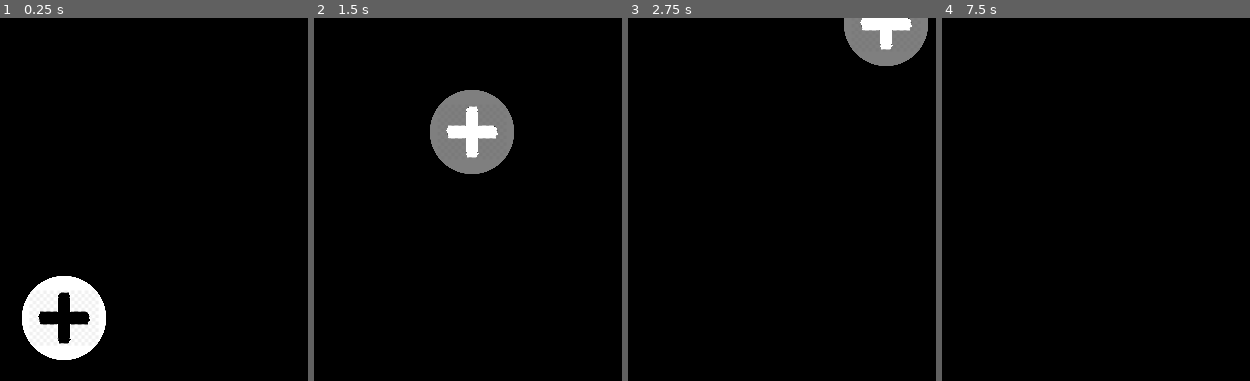
Above: before the commit, frames 1-4 (left to right).
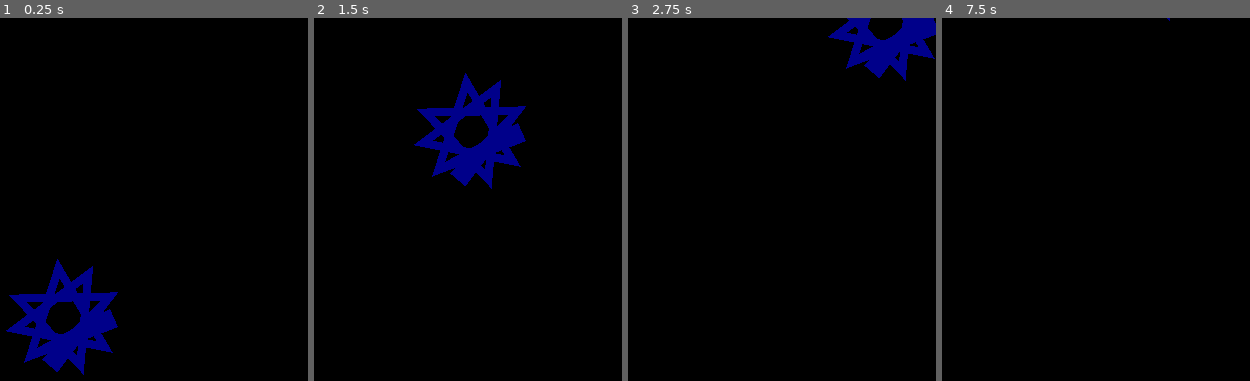
Above: after the commit, the same moments.

Repository: StrayEddy/GoMental
Game: Godot game, scene res://Main.tscn
The game is run twice, just before and just after one commit, with the same random seed, the same clock (stepped at 60 frames per second) and the same inputs.
Inputs (mouse positions are in pixels of both pictures, inside the frame that each line leads up to):
- Up to frame 1 (0.25 s): no input
- Up to frame 2 (1.5 s): tap Enter at 0.5 s; drag from (378, 319) to (421, 184) at 0.52 s; tap Space at 1.25 s; drag from (outside the picture) to (421, 184) at 1.27 s
- Up to frame 3 (2.75 s): tap Enter at 2, 2.3 s; hold Right from 2.03 s (still down); hold Tab from 2.03 s (still down); click (735, 184) at 2.17 s
- Up to frame 4 (7.5 s): release Right at 2.75 s; release Tab at 2.75 s; tap Space at 2.75, 4.25 s; drag from (outside the picture) to (outside the picture) at 2.77 s; tap Enter at 3.5, 6.8 s; move the mouse to (outside the picture) at 3.52 s; hold Enter 3.53-4.25 s; click (outside the picture) at 3.67 s; drag from (outside the picture) to (outside the picture) at 4.27 s; move the mouse to (1025, 319) at 5.02 s; hold Enter 5.03-5.75 s; click (1025, 319) at 5.17 s; drag from (outside the picture) to (outside the picture) at 5.77 s; move the mouse to (1111, 286) at 6.52 s; hold Right 6.53-7.25 s; hold Tab 6.53-7.25 s; click (1111, 286) at 6.67 s; drag from (outside the picture) to (outside the picture) at 7.27 s

The runs differ from the first frame. In frame 1, 5.8% of the frame differs, in the area x 1-39%, y 66-99%; in frame 2, 6.4%, in the area x 32-69%, y 15-48%; in frame 3, 3.8%; in frame 4, less than 0.1%.

Commit message:
Complete rewrite of diagram to use sunburst display + making use of nodes hierarchy and _draw to show arcs

Diff:
--- a/Button.gd
+++ b/Button.gd
@@ -16,7 +16,7 @@
 func _on_gui_input(event):
 	get_tree().set_input_as_handled()
 	if Input.is_key_pressed(KEY_ENTER):
-		Global.diagram.add_neuron(text)
+		Global.sunburst.add_node(text)
 		get_parent().hide()
 	elif Input.is_key_pressed(KEY_ESCAPE):
 		get_parent().hide()
--- a/Diagram.gd
+++ b/Diagram.gd
@@ -2,58 +2,29 @@
 
 const ZOOM_SENSITIVITY = Vector2(.05, .05)
 
-var neuron_scene = load("res://Neuron.tscn")
-var connexion_scene = load("res://Connexion.tscn")
-var selected_neuron
-
+var selected_node
 
 func _ready():
-	selected_neuron = $MainNeuron
-	$MainNeuron.connect("is_selected", self, "neuron_is_selected")
-
-func build(root):
-	for child in root:
-		if child.is_leaf():
-			build_leaf(child, root)
-		else:
-			build(child)
-
-func build_leaf(leaf, parent):
 	pass
 
-func neuron_is_selected(neuron):
-	selected_neuron = neuron
+func node_is_selected(node):
+	selected_node = node
 	$CanvasLayer/SearchBar.show()
 	put_focus_on_line_edit()
 
 func put_focus_on_line_edit():
 	$CanvasLayer/SearchBar/LineEdit.clear()
 	$CanvasLayer/SearchBar/LineEdit.grab_focus()
-	var suggestions = SearchEngine.get_suggestions(selected_neuron.get_label())
+	var suggestions = SearchEngine.get_suggestions(selected_node.label)
 	$CanvasLayer/SearchBar.set_suggestions(suggestions)
 
-func add_neuron(text):
-	# Add neuron
-	var neuron = neuron_scene.instance()
-	neuron.connect("is_selected", self, "neuron_is_selected")
-	neuron.set_label(text)
-	neuron.set_father(selected_neuron)
-	add_child(neuron)
-
-	# Add connection to father neuron
-	create_connection_with(neuron)
+func add_node(text):
+	selected_node.add_node(text)
+	$Sunburst.reset()
 
 	# Add new term
 	SearchEngine.add_term(text)
-
-	# Add suggestion to selected neuron
-	SearchEngine.add_suggestion(selected_neuron.get_label(), text)
-
-func create_connection_with(neuron):
-	var connexion = connexion_scene.instance()
-	connexion.set_first_neuron(neuron)
-	connexion.set_second_neuron(selected_neuron)
-	add_child(connexion)
+	SearchEngine.add_suggestion(selected_node.label, text)
 
 func _input(event):
 	if event is InputEventMouseButton:
--- a/Diagram.tscn
+++ b/Diagram.tscn
@@ -1,14 +1,12 @@
 [gd_scene load_steps=6 format=2]
 
 [ext_resource path="res://assets/white.png" type="Texture" id=1]
-[ext_resource path="res://Neuron.tscn" type="PackedScene" id=2]
 [ext_resource path="res://Diagram.gd" type="Script" id=3]
 [ext_resource path="res://SearchBar.tscn" type="PackedScene" id=4]
 [ext_resource path="res://Background.gd" type="Script" id=5]
+[ext_resource path="res://Sunburst.tscn" type="PackedScene" id=6]
 
-[node name="Diagram" type="Node2D" groups=[
-"Diagram",
-]]
+[node name="Diagram" type="Node2D"]
 script = ExtResource( 3 )
 
 [node name="Background" type="Sprite" parent="."]
@@ -24,7 +22,9 @@
 offset = Vector2( 250, 300 )
 current = true
 
-[node name="MainNeuron" parent="." instance=ExtResource( 2 )]
+[node name="Sunburst" parent="." groups=[
+"Sunburst",
+] instance=ExtResource( 6 )]
 position = Vector2( 256, 300 )
 
 [node name="CanvasLayer" type="CanvasLayer" parent="."]
--- a/LineEdit.gd
+++ b/LineEdit.gd
@@ -11,5 +11,5 @@
 
 func _on_LineEdit_text_entered(new_text):
 	clear()
-	Global.diagram.add_neuron(new_text)
+	Global.sunburst.add_node(new_text)
 	get_parent().hide()
--- a/Main.tscn
+++ b/Main.tscn
@@ -8,7 +8,9 @@
 [node name="Main" type="Node"]
 script = ExtResource( 1 )
 
-[node name="Diagram" parent="." instance=ExtResource( 2 )]
+[node name="Diagram" parent="." groups=[
+"Diagram",
+] instance=ExtResource( 2 )]
 
 [node name="SavePopupDialog" parent="." instance=ExtResource( 3 )]
 margin_left = -50.0
--- a/Neuron.gd
+++ b/Neuron.gd
@@ -7,7 +7,7 @@
 var dragging = false
 var mousePos
 var father = null
-
+var neurons = []
 
 func _ready():
 	pass # Replace with function body.
--- a/Neuron.tscn
+++ b/Neuron.tscn
@@ -29,7 +29,6 @@
 
 [node name="PlusSprite" type="Sprite" parent="CircleSprite"]
 self_modulate = Color( 0, 0, 0, 1 )
-scale = Vector2( 1, 1 )
 texture = ExtResource( 3 )
 
 [node name="CenterContainer" type="CenterContainer" parent="CircleSprite"]
--- /dev/null
+++ b/Node.gd
@@ -0,0 +1,90 @@
+extends Node2D
+
+signal is_selected(node)
+
+var node_scene = load("res://Node.tscn")
+
+var center = Vector2(0,0)
+var width = 20
+var radius = 50
+
+var label = ""
+var level = 0
+var start_angle = 0
+var end_angle = 360
+var color_selected = Color.lightblue
+var color_unselected = Color.darkblue
+var color = color_unselected
+
+
+# Called when the node enters the scene tree for the first time.
+func _ready():
+	pass
+
+func _draw():
+	draw_arc(center, level*radius, start_angle, end_angle, 10, color, width)
+
+	var points = []
+	var inner_r = radius - width/2
+	var outer_r = radius + width/2
+
+	points.append(get_point_on_arc(outer_r, start_angle))
+	points.append(get_point_on_arc(outer_r, start_angle + (end_angle-start_angle)/4))
+	points.append(get_point_on_arc(outer_r, start_angle + (end_angle-start_angle)/2))
+	points.append(get_point_on_arc(outer_r, end_angle - (end_angle-start_angle)/4))
+	points.append(get_point_on_arc(outer_r, end_angle))
+
+	points.append(get_point_on_arc(inner_r, end_angle))
+	points.append(get_point_on_arc(inner_r, end_angle - (end_angle-start_angle)/4))
+	points.append(get_point_on_arc(inner_r, start_angle + (end_angle-start_angle)/2))
+	points.append(get_point_on_arc(inner_r, start_angle + (end_angle-start_angle)/4))
+	points.append(get_point_on_arc(inner_r, start_angle))
+
+	set_collision_shape(points)
+
+func add_node(label):
+	var node = node_scene.instance()
+	node.label = label
+	node.level = level+1
+	node.color_unselected = color_unselected
+	node.color_selected = color_selected
+	node.color = color_unselected
+
+	add_child(node)
+	print("node '" + node.label + "' added")
+
+func update_children_angles():
+	var children = []
+	for child in get_children():
+		if child.is_in_group("Node"):
+			children.append(child)
+
+	var nb_children = children.size()
+	for i in range(0, nb_children):
+		var child = children[i]
+		child.start_angle = start_angle + i*(end_angle - start_angle)/ nb_children
+		child.end_angle = i * end_angle / nb_children
+		child.update_children_angles()
+
+
+func get_point_on_arc(radius, angle):
+	return Vector2(radius*cos(angle), radius*sin(angle))
+
+func set_collision_shape(points):
+	for i in range(0, points.size()):
+		$Area2D/CollisionShape2D.shape.segments.set(i, points[i])
+
+func _on_Area2D_mouse_entered():
+	color = color_selected
+	update()
+#	$CircleSprite/CenterContainer/Label.set("custom_colors/font_color", Color(0,0,0))
+
+func _on_Area2D_mouse_exited():
+	color = color_unselected
+	update()
+#	$CircleSprite/CenterContainer/Label.set("custom_colors/font_color", Color(1,1,1))
+
+func _on_Area2D_input_event(viewport, event, shape_idx):
+	if event is InputEventMouseButton:
+		if event.button_index == BUTTON_RIGHT and event.pressed:
+			emit_signal("is_selected", self)
--- /dev/null
+++ b/Node.tscn
@@ -0,0 +1,17 @@
+[gd_scene load_steps=3 format=2]
+
+[ext_resource path="res://Node.gd" type="Script" id=1]
+
+[sub_resource type="ConcavePolygonShape2D" id=1]
+segments = PoolVector2Array( 0, 0, 0, 0, 0, 0, 0, 0 )
+
+[node name="Node" type="Node2D"]
+script = ExtResource( 1 )
+
+[node name="Area2D" type="Area2D" parent="."]
+
+[node name="CollisionShape2D" type="CollisionShape2D" parent="Area2D"]
+shape = SubResource( 1 )
+[connection signal="input_event" from="Area2D" to="." method="_on_Area2D_input_event"]
+[connection signal="mouse_entered" from="Area2D" to="." method="_on_Area2D_mouse_entered"]
+[connection signal="mouse_exited" from="Area2D" to="." method="_on_Area2D_mouse_exited"]
--- /dev/null
+++ b/Sunburst.gd
@@ -0,0 +1,36 @@
+extends Node2D
+
+var node_scene = load("res://Node.tscn")
+
+var tree = {
+	"label": "",
+	"children": [
+		{
+			"label":"depression",
+			"children":[]
+		},
+		{
+			"label":"anxiete",
+			"children":[]
+		}
+	]
+}
+
+func _ready():
+	var root = node_scene.instance()
+	add_child(root)
+	build_tree(root, tree.label, tree.children)
+	root.update_children_angles()
+	root.update()
+
+func build_tree(node, label, children):
+	var nb_children = children.size()
+	if nb_children == 0:
+		return
+	for i in range(0, nb_children):
+		var child = children[i]
+		var subnode = node.add_node(child.label)
+		build_tree(subnode, child.label, child.children)
+
+func reset():
+	_ready()
--- /dev/null
+++ b/Sunburst.tscn
@@ -0,0 +1,6 @@
+[gd_scene load_steps=2 format=2]
+
+[ext_resource path="res://Sunburst.gd" type="Script" id=1]
+
+[node name="Sunburst" type="Node2D"]
+script = ExtResource( 1 )
